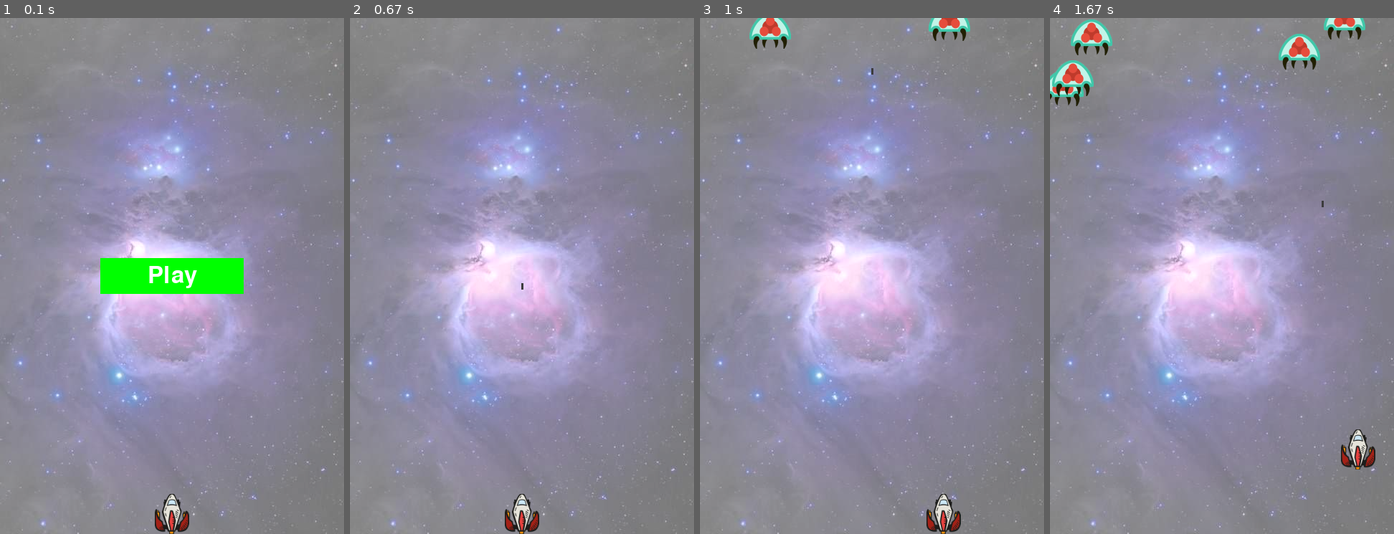
Above: before the commit, frames 1-4 (left to right).
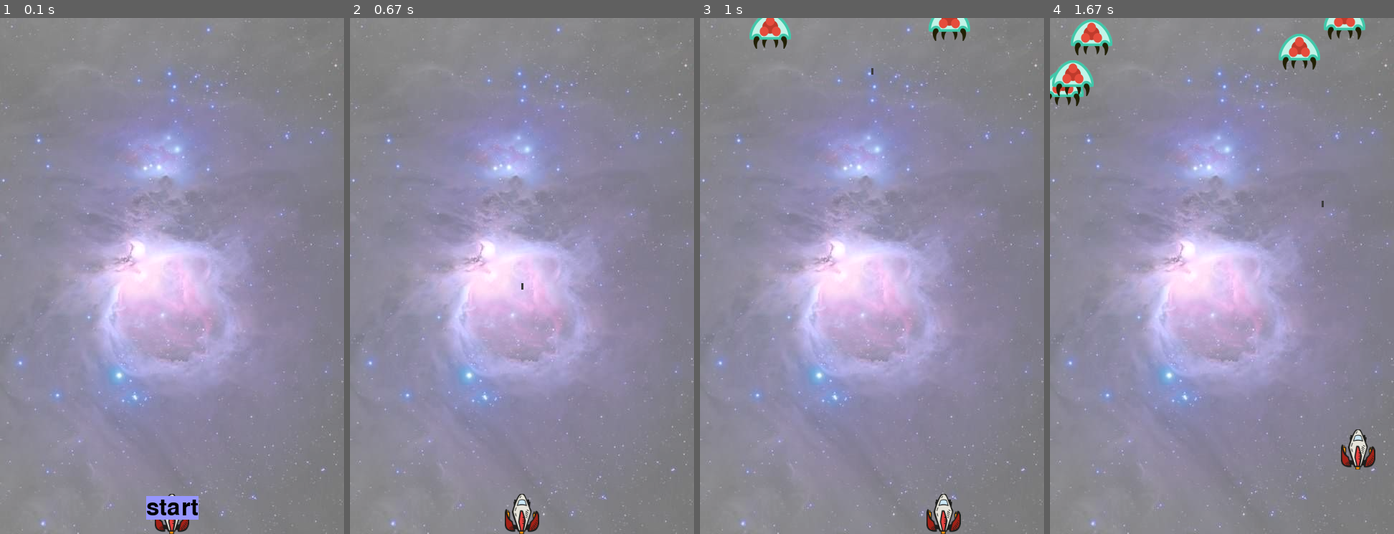
Above: after the commit, the same moments.

Repository: eldoranstars/pygame
Game: pygame game, started from game.py
The game is run twice, just before and just after one commit, with the same random seed, the same clock (stepped at 60 frames per second) and the same inputs.
Inputs:
- Up to frame 1 (0.1 s): no input
- Up to frame 2 (0.67 s): tap Space at 0.33 s
- Up to frame 3 (1 s): hold Right from 0.67 s (still down); tap Space at 0.73 s
- Up to frame 4 (1.67 s): tap Space at 1.03, 1.23, 1.57 s; release Right at 1.13 s; hold Up 1.17-1.47 s; hold Right from 1.5 s (still down)

The runs differ from the first frame. In frame 1, 3.6% of the frame differs, in the area x 29-71%, y 46-98%; in frame 2, nothing differs; in frame 3, nothing differs; in frame 4, nothing differs.

Commit message:
refactoringPlay

Diff:
--- a/button.py
+++ b/button.py
@@ -4,25 +4,16 @@
     def __init__(self, settings, screen, msg):
         # Атрибуты класса
         self.screen = screen.surface
-        self.screen_rect = screen.surface.get_rect()
+        self.button_color = (150, 150, 255)
+        self.text_color = (0, 0, 0)
         # Загрузка изображения и получение прямоугольника
-        self.width, self.height = 200, 50
-        self.button_color = (0, 255, 0)
-        self.text_color = (255, 255, 255)
-        self.font = pygame.font.SysFont(None, 48)
-        # Построение объекта rect кнопки и выравнивание по центру экрана
-        self.rect = pygame.Rect(0, 0, self.width, self.height)
-        self.rect.center = self.screen_rect.center
-        # Сообщение кнопки создается только один раз
-        self.prep_msg(msg)
+        self.surface = pygame.font.SysFont(None, 48).render(msg, True, self.text_color, self.button_color)
+        self.rect = self.surface.get_rect()
+        # Получение изначальных координат изображения
+        self.rect.centerx = settings.screen_width / 2
+        self.rect.bottom = settings.screen_height - 20
 
-    def prep_msg(self, msg):
-        self.msg_image = self.font.render(msg, True, self.text_color,
-        self.button_color)
-        self.msg_image_rect = self.msg_image.get_rect()
-        self.msg_image_rect.center = self.rect.center
-
-    def draw_button(self):
-        # Отображение пустой кнопки и вывод сообщения.
-        self.screen.fill(self.button_color, self.rect)
-        self.screen.blit(self.msg_image, self.msg_image_rect)
+    def blitme(self):
+        # Вывод изображения на экран
+        # self.screen.fill(self.button_color, self.rect)
+        self.screen.blit(self.surface, self.rect)
--- a/game.py
+++ b/game.py
@@ -10,7 +10,7 @@
 pygame.display.set_caption("Alien Invasion")
 settings = Settings()
 screen = Screen(settings)
-play_button = Button(settings, screen, "Play")
+play_button = Button(settings, screen, "start")
 stats = GameStats(settings)
 ship = Ship(screen)
 bullets = []
--- a/game_functions.py
+++ b/game_functions.py
@@ -29,12 +29,12 @@
     # Вывод изображений на экран.
     for bullet in bullets:
         bullet.update()
-        if bullet.rect.bottom < (bullet.start_position - settings.screen_height):
-            bullets.remove(bullet)
         for alien in aliens:
             if alien.rect.contains(bullet.rect):
                 aliens.remove(alien)
                 bullets.remove(bullet)
+        if bullet.rect.bottom < (bullet.start_position - settings.screen_height):
+            bullets.remove(bullet)
 
 def update_aliens(screen, aliens, ship, stats):
     # Вывод изображений на экран.
@@ -64,7 +64,7 @@
     for alien in aliens:
         alien.blitme()
     if not stats.game_active:
-        play_button.draw_button()
+        play_button.blitme()
     pygame.display.update()
 
 def update_player(settings, screen, ship, bullets):
--- a/settings.py
+++ b/settings.py
@@ -18,7 +18,3 @@
         # Параметры корабля
         self.ship_limit = 0
         self.ship_speed_factor = 5
-        # Параметры текста
-        self.text_color = (0, 0, 0)
-        self.text_center = self.screen_width / 2
-        self.text_bottom = self.screen_height - 20
